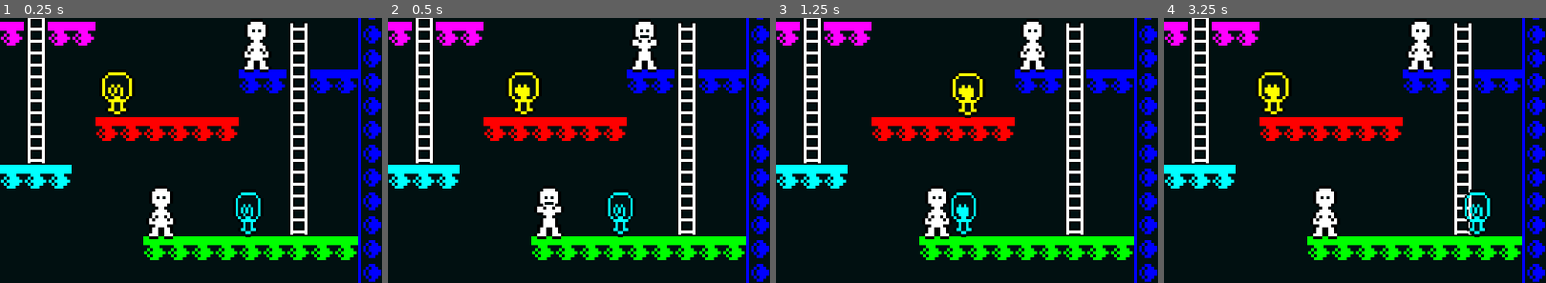
Above: before the commit, frames 1-4 (left to right).
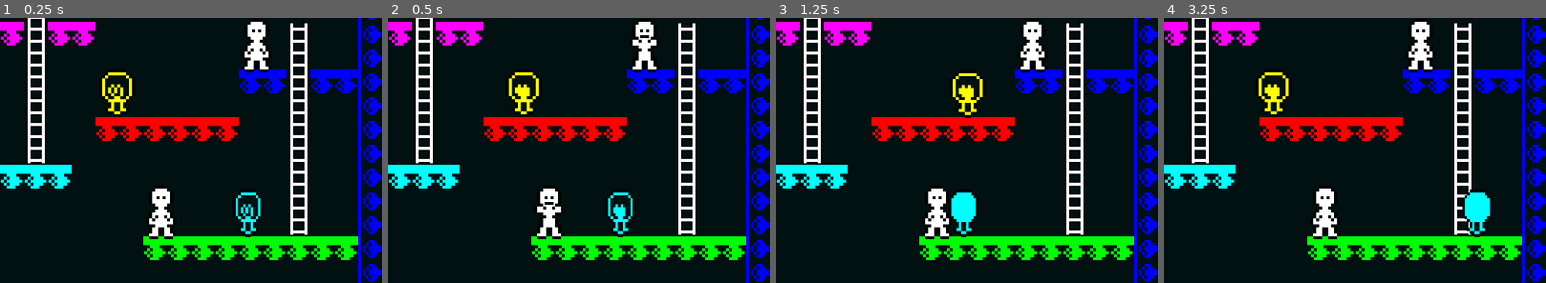
Above: after the commit, the same moments.

Repository: davidblackuk/fred-godot
Game: Godot game, scene res://Levels/Level 000.tscn
Two runs of this game, one before a commit and one after it. Both use one fixed random seed, a clock stepped at 60 frames per second and the inputs below.
Inputs:
- Up to frame 1 (0.25 s): no input
- Up to frame 2 (0.5 s): no input
- Up to frame 3 (1.25 s): hold Right (ui_right) from 0.53 s (still down); tap Up (ui_up) at 0.77 s
- Up to frame 4 (3.25 s): tap Up (ui_up) at 1.52, 3.02 s; release Right (ui_right) at 2.03 s; hold Left (ui_left) 2.03-2.78 s; hold Right (ui_right) from 2.78 s (still down)
The pictures show only the part of the screen within x 50-100%, y 32-82%; the shares and areas given below are measured in that part.

Frame 1 is identical in both runs. In frame 2, less than 0.1% of the frame differs, in the area x 59-62%, y 71-75%; in frame 3, 0.3%; in frame 4, 0.4%, in the area x 79-85%, y 66-76%.

Commit message:
push changes after machine reboot

Diff:
--- a/Levels/Level 000.tscn
+++ b/Levels/Level 000.tscn
@@ -10,6 +10,7 @@
 [ext_resource path="res://sprites/enemies/Enemy.tscn" type="PackedScene" id=8]
 [ext_resource path="res://tiles.tres" type="TileSet" id=9]
 [ext_resource path="res://Levels/LevelBase.gd" type="Script" id=10]
+[ext_resource path="res://Palette.gd" type="Script" id=11]
 
 [sub_resource type="Curve2D" id=1]
 _data = {
@@ -214,7 +215,6 @@
 rotate = false
 
 [node name="Bulb" parent="Enemies/Cyan Path/PathFollow2D" instance=ExtResource( 8 )]
-animation_speed = 0.75
 sprite_tint = Color( 0, 1, 1, 1 )
 
 [node name="White Path" type="Path2D" parent="Enemies"]
@@ -230,6 +230,9 @@
 [node name="Bulb" parent="Enemies/White Path/PathFollow2D" instance=ExtResource( 8 )]
 animation_speed = 2.0
 
+[node name="Player" parent="." instance=ExtResource( 7 )]
+position = Vector2( 48, 704 )
+
 [node name="Victims" type="Node2D" parent="."]
 
 [node name="Victim" parent="Victims" instance=ExtResource( 2 )]
@@ -244,11 +247,9 @@
 [node name="Victim4" parent="Victims" instance=ExtResource( 2 )]
 position = Vector2( 728, 544 )
 
-[node name="Player" parent="." instance=ExtResource( 7 )]
-position = Vector2( 48, 704 )
-
 [node name="Palette" parent="." instance=ExtResource( 5 )]
 position = Vector2( 72, 832 )
+script = ExtResource( 11 )
 [connection signal="level_complete" from="." to="Door" method="_level_complete"]
 [connection signal="ladder_status_changed" from="Ladders/Ladder left/Ladder" to="Player" method="_ladder_status_changed"]
 [connection signal="ladder_status_changed" from="Ladders/Ladder left/Ladder2" to="Player" method="_ladder_status_changed"]
--- /dev/null
+++ b/Palette.gd
@@ -0,0 +1,7 @@
+extends Node2D
+
+
+# Called when the node enters the scene tree for the first time.
+func _ready():
+	if Engine.editor_hint == false:
+		queue_free()
--- a/Player.tscn
+++ b/Player.tscn
@@ -85,7 +85,7 @@
 scale = Vector2( 2, 2 )
 texture = ExtResource( 2 )
 hframes = 17
-frame = 16
+frame = 6
 
 [node name="CollisionShape2D" type="CollisionShape2D" parent="."]
 shape = SubResource( 1 )
--- a/sprites/enemies/Enemy.gd
+++ b/sprites/enemies/Enemy.gd
@@ -5,18 +5,19 @@
 
 export(String) var animation_name setget set_animation, get_animation
 
+var animation = "Bulb"
+
+func _ready():
+	var player = get_node_or_null("Area2D/AnimationPlayer")
+	if player:
+		player.play(animation)
 
 func _on_StaticBody2D_body_entered(body):
 	if body.name == "Player":
 		emit_signal("fred_is_dead")
 
 func get_animation():
-	var player = get_node_or_null("AnimationPlayer")
-	if player:
-		return player.current_animation
-	return ""
+	return animation
 
 func set_animation(value):
-	var player = get_node_or_null("AnimationPlayer")
-	if player:
-		player.play(value)
+	animation = value
--- a/sprites/enemies/Enemy.tscn
+++ b/sprites/enemies/Enemy.tscn
@@ -4,8 +4,7 @@
 [ext_resource path="res://sprites/enemies/Enemy.gd" type="Script" id=2]
 
 [sub_resource type="CapsuleShape2D" id=1]
-radius = 23.0
-height = 14.0
+radius = 19.0
 
 [sub_resource type="Animation" id=2]
 resource_name = "Bulb"
@@ -26,8 +25,8 @@
 
 [sub_resource type="Animation" id=3]
 resource_name = "Spider"
-length = 2.0
 loop = true
+step = 0.25
 tracks/0/type = "value"
 tracks/0/path = NodePath("Sprite:frame")
 tracks/0/interp = 1
@@ -35,14 +34,27 @@
 tracks/0/imported = false
 tracks/0/enabled = true
 tracks/0/keys = {
-"times": PoolRealArray( 0, 0.5, 1, 1.5 ),
+"times": PoolRealArray( 0, 0.25, 0.5, 0.75 ),
 "transitions": PoolRealArray( 1, 1, 1, 1 ),
 "update": 1,
 "values": [ 4, 5, 6, 7 ]
 }
+tracks/1/type = "value"
+tracks/1/path = NodePath("CollisionShape2D:shape")
+tracks/1/interp = 1
+tracks/1/loop_wrap = true
+tracks/1/imported = false
+tracks/1/enabled = true
+tracks/1/keys = {
+"times": PoolRealArray( 0, 1 ),
+"transitions": PoolRealArray( 1, 1 ),
+"update": 1,
+"values": [ SubResource( 1 ), SubResource( 1 ) ]
+}
 
 [node name="Enemy" type="Node2D"]
 script = ExtResource( 2 )
+animation_name = "Bulb"
 
 [node name="Area2D" type="Area2D" parent="."]
 
@@ -50,10 +62,10 @@
 scale = Vector2( 2, 2 )
 texture = ExtResource( 1 )
 hframes = 8
-frame = 4
+frame = 5
 
 [node name="CollisionShape2D" type="CollisionShape2D" parent="Area2D"]
-position = Vector2( 0, -2 )
+position = Vector2( 2, 0 )
 shape = SubResource( 1 )
 
 [node name="AnimationPlayer" type="AnimationPlayer" parent="Area2D"]
--- a/sprites/victims/victim.gd
+++ b/sprites/victims/victim.gd
@@ -9,9 +9,11 @@
 func _on_Area2D_body_entered(body):
 	if state == VictimState.WAITING && body.name  == "Player":
 		var sprite = get_node("Area2D/Sprite")
-		var player = get_node("Area2D/AnimationPlayer")
-		player.play("Rescued")
+		var animation_player = get_node("Area2D/AnimationPlayer")
+		var audio_player = get_node("Area2D/AudioStreamPlayer")
+		emit_signal("victim_rescued")
+		animation_player.play("Rescued")
+		audio_player.play()
 		state = VictimState.RESCUED
-		emit_signal("victim_rescued")
-
-	# Replace with function body.
+		yield(animation_player, "animation_finished")
+		queue_free()
--- a/sprites/victims/victim.tscn
+++ b/sprites/victims/victim.tscn
@@ -1,7 +1,8 @@
-[gd_scene load_steps=6 format=2]
+[gd_scene load_steps=7 format=2]
 
 [ext_resource path="res://images/victims/twoup.png" type="Texture" id=1]
 [ext_resource path="res://sprites/victims/victim.gd" type="Script" id=2]
+[ext_resource path="res://sfx/victims/victim_rescue_1.wav" type="AudioStream" id=3]
 
 [sub_resource type="CapsuleShape2D" id=1]
 radius = 18.0
@@ -10,7 +11,7 @@
 [sub_resource type="Animation" id=2]
 resource_name = "Help"
 loop = true
-step = 0.25
+step = 0.125
 tracks/0/type = "value"
 tracks/0/path = NodePath("Sprite:frame")
 tracks/0/interp = 1
@@ -26,6 +27,7 @@
 
 [sub_resource type="Animation" id=3]
 resource_name = "Rescued"
+length = 0.5
 tracks/0/type = "value"
 tracks/0/path = NodePath("Sprite:self_modulate")
 tracks/0/interp = 1
@@ -33,7 +35,7 @@
 tracks/0/imported = false
 tracks/0/enabled = true
 tracks/0/keys = {
-"times": PoolRealArray( 0, 1 ),
+"times": PoolRealArray( 0, 0.5 ),
 "transitions": PoolRealArray( 1, 1 ),
 "update": 0,
 "values": [ Color( 1, 1, 1, 1 ), Color( 1, 1, 1, 0 ) ]
@@ -48,7 +50,6 @@
 scale = Vector2( 2, 2 )
 texture = ExtResource( 1 )
 hframes = 4
-frame = 3
 
 [node name="CollisionShape2D" type="CollisionShape2D" parent="Area2D"]
 position = Vector2( 0, 2 )
@@ -58,4 +59,7 @@
 autoplay = "Help"
 anims/Help = SubResource( 2 )
 anims/Rescued = SubResource( 3 )
+
+[node name="AudioStreamPlayer" type="AudioStreamPlayer" parent="Area2D"]
+stream = ExtResource( 3 )
 [connection signal="body_entered" from="Area2D" to="." method="_on_Area2D_body_entered"]
Not shown: 1 places in Levels/Level 000.tscn that only renumber resources
Binary file changed: images/enemies/bulb.aseprite
Not shown, added: sfx/victims/victim_rescue_1.wav.import
Not shown, changed: README.md
Not shown, added: sfx/victims/victim_rescue_1.wav
